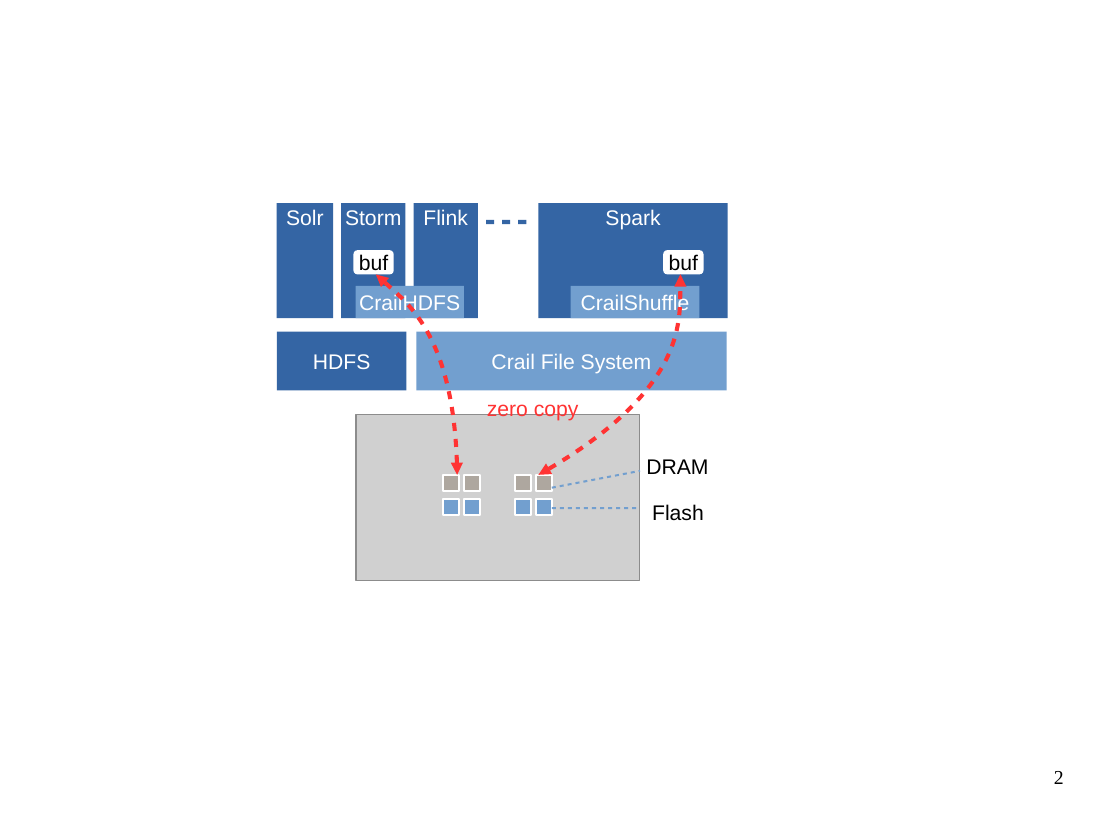
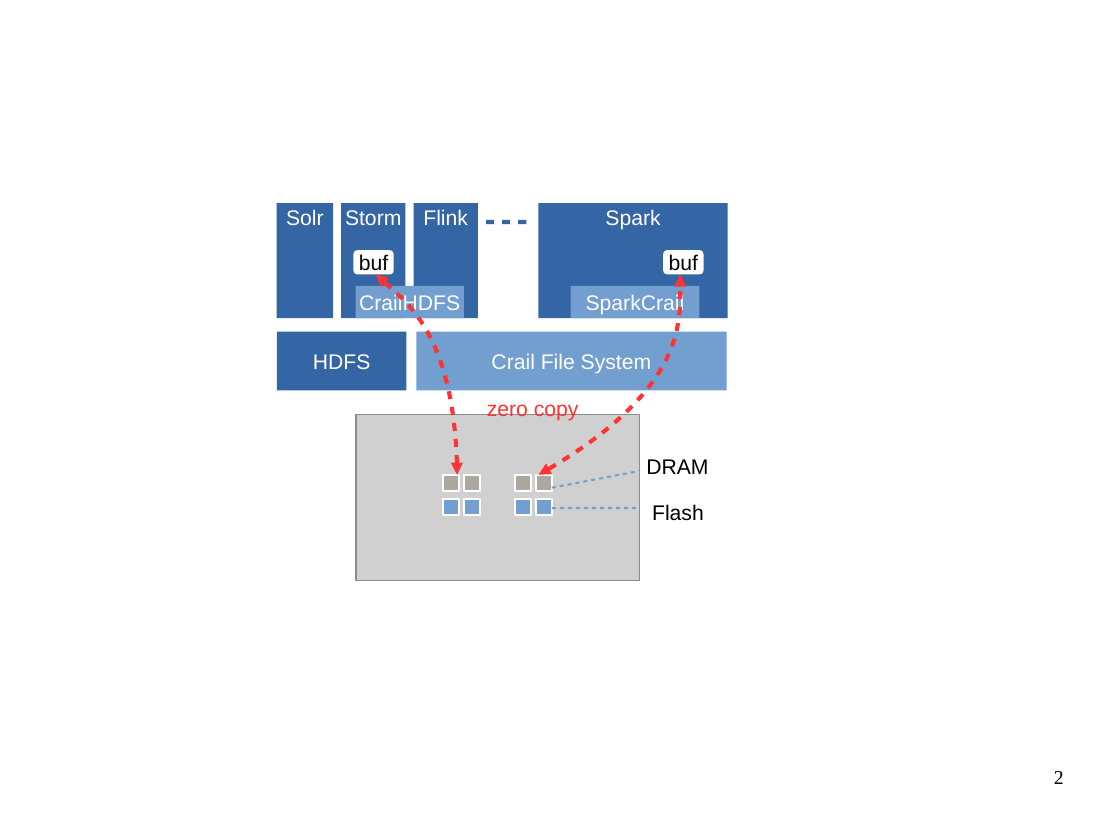
Before and after one commit to apache/incubator-crail-website, a slide deck: slide 2 of _graphix/website.odp. Drawn at 1120x840 pixels with LibreOffice and Linux fonts; fonts in the diff are those of the drawing; grey boxes stand for pictures; background and template pictures are left out. Boxes give left, top, right and bottom in pixels: in the first picture for what was removed or moved away, otherwise in the second. Text is boxed around its words. In the diff, an @@ line names an element or a change of style, - is before the commit and + after.

Commit message:
sparkcrail

```diff
--- a/_graphix/website.odp
+++ b/_graphix/website.odp
@@ text in rectangle at bbox=[586, 293, 685, 315]: text changed @@
-CrailShuffle
+SparkCrail
```
Also in this commit, not shown: 1 other slide changed, 2 other files.
